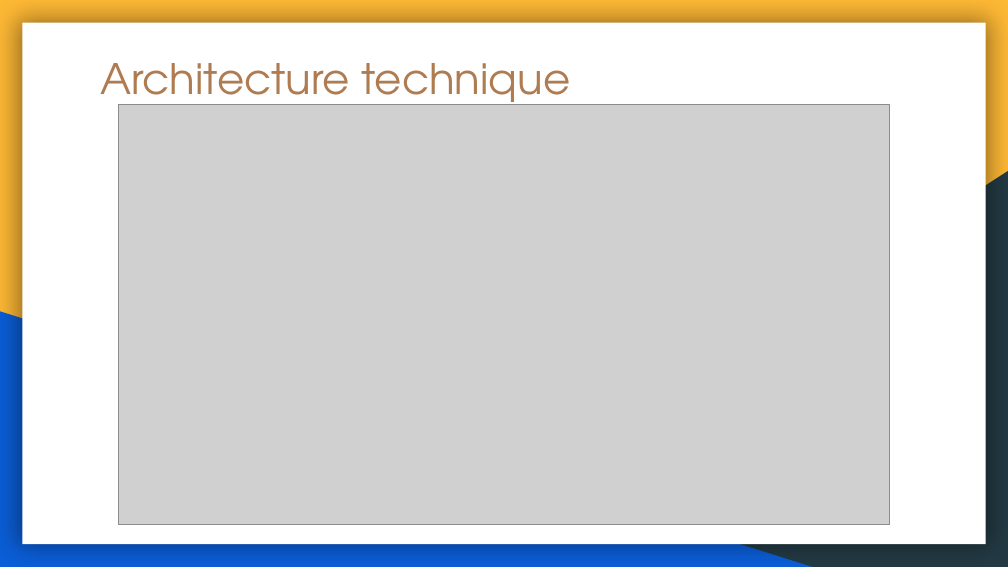
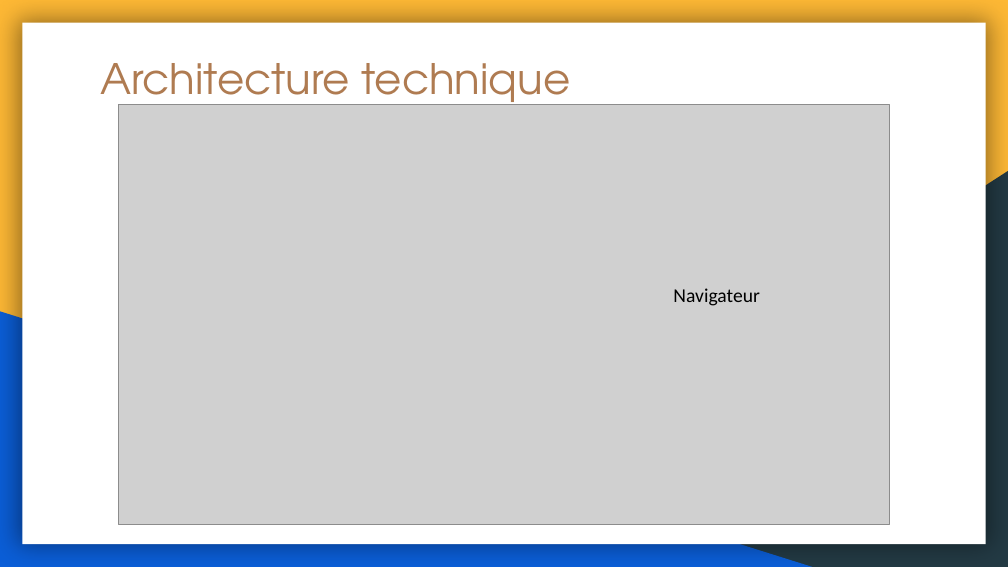
Before and after one commit to jeanpetitt/FindInvest, a slide deck: slide 10 of DOCUMENTS/Exposé_INF3196_Groupe-10-FindInvest.pptx. Drawn at 1008x567 pixels with LibreOffice and Linux fonts; fonts in the diff are those of the drawing; grey boxes stand for pictures. Boxes give left, top, right and bottom in pixels: in the first picture for what was removed or moved away, otherwise in the second. Text is boxed around its words. In the diff, an @@ line names an element or a change of style, - is before the commit and + after.

```diff
--- a/DOCUMENTS/Exposé_INF3196_Groupe-10-FindInvest.pptx
+++ b/DOCUMENTS/Exposé_INF3196_Groupe-10-FindInvest.pptx
@@ text added at (673,288,759,306), 14 pt, text #000000 @@
+Navigateur
```
Also in this commit, not shown: 2 other slides changed, 18 other files.
